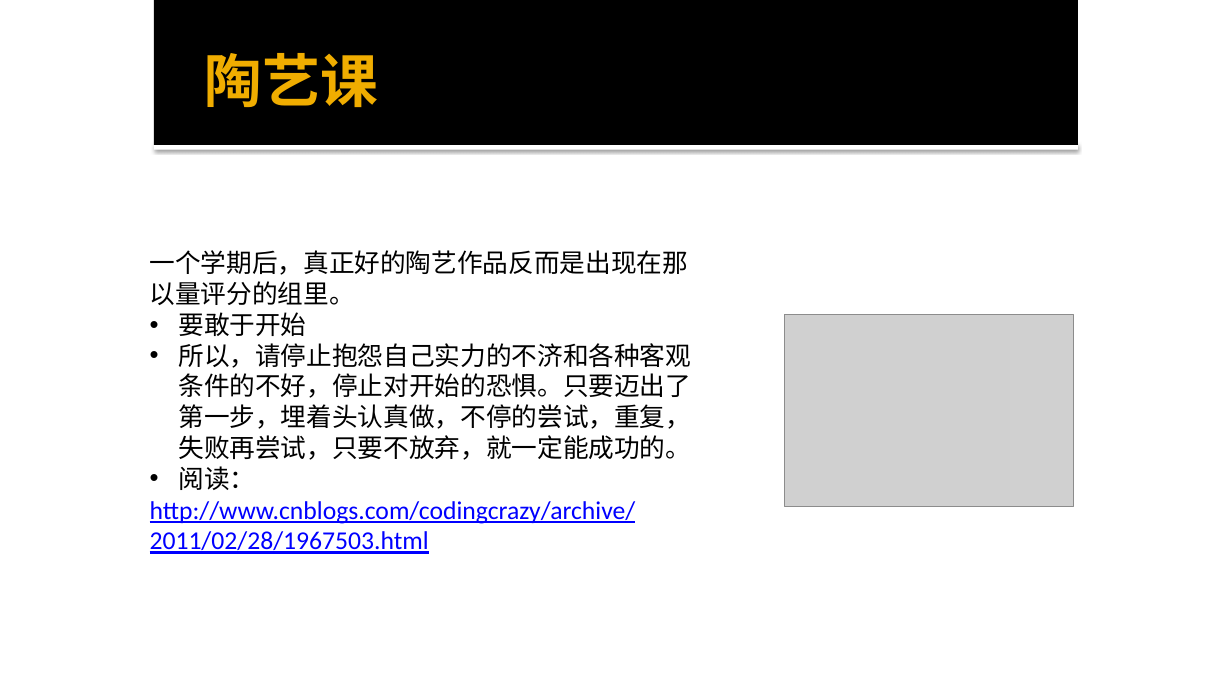
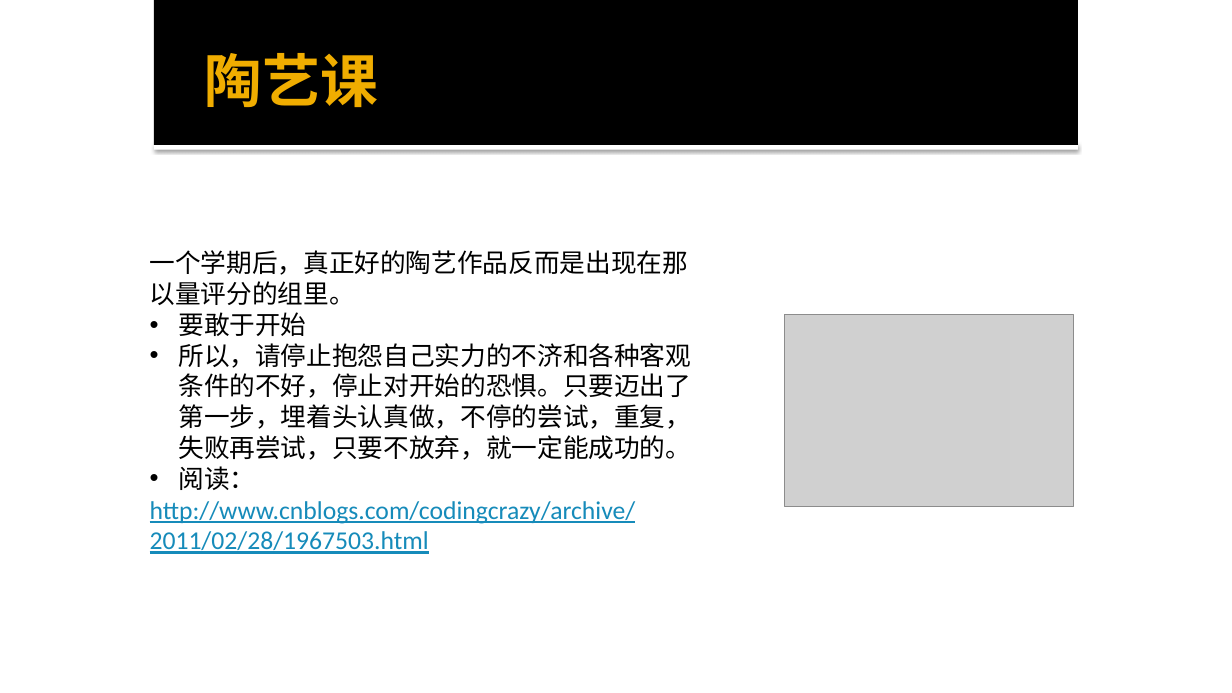
Before and after one commit to mengning/se, a slide deck: slide 10 of ppt/软件工程-码农的自我修养.pptx (slide 9 before the commit). Drawn at 1232x693 pixels with LibreOffice and Linux fonts; fonts in the diff are those of the drawing; grey boxes stand for pictures. Boxes give left, top, right and bottom in pixels: in the first picture for what was removed or moved away, otherwise in the second. Text is boxed around its words. In the diff, an @@ line names an element or a change of style, - is before the commit and + after.

```diff
--- a/ppt/软件工程-码农的自我修养.pptx
+++ b/ppt/软件工程-码农的自我修养.pptx
@@ text at (150,501,636,554): text colour #0000FF to #168BBA in "http://www.cnblogs.com/codingcrazy/archive/2011/02/28/196750 ..." @@
```
Also in this commit, not shown: 4 other slides changed, 1 slide added.
